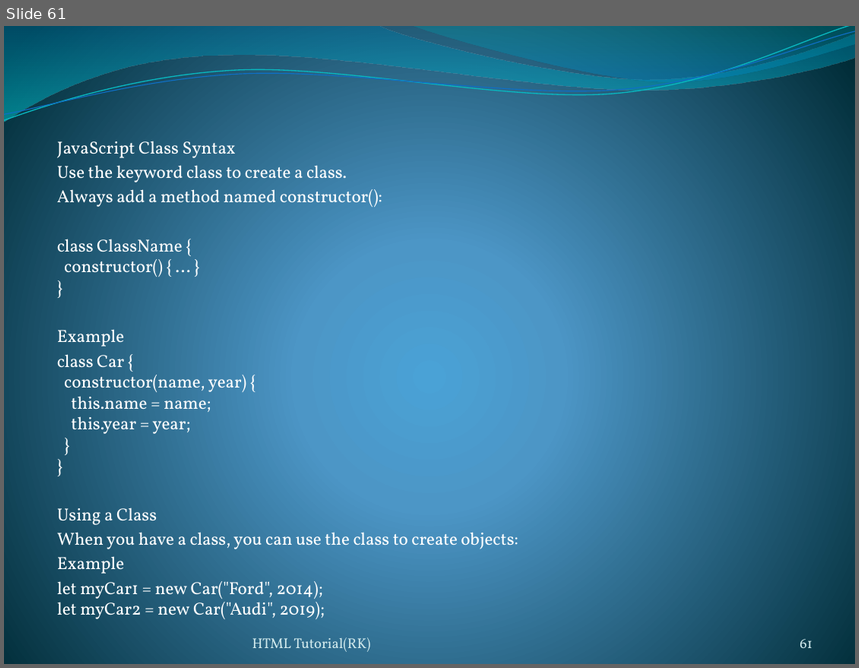
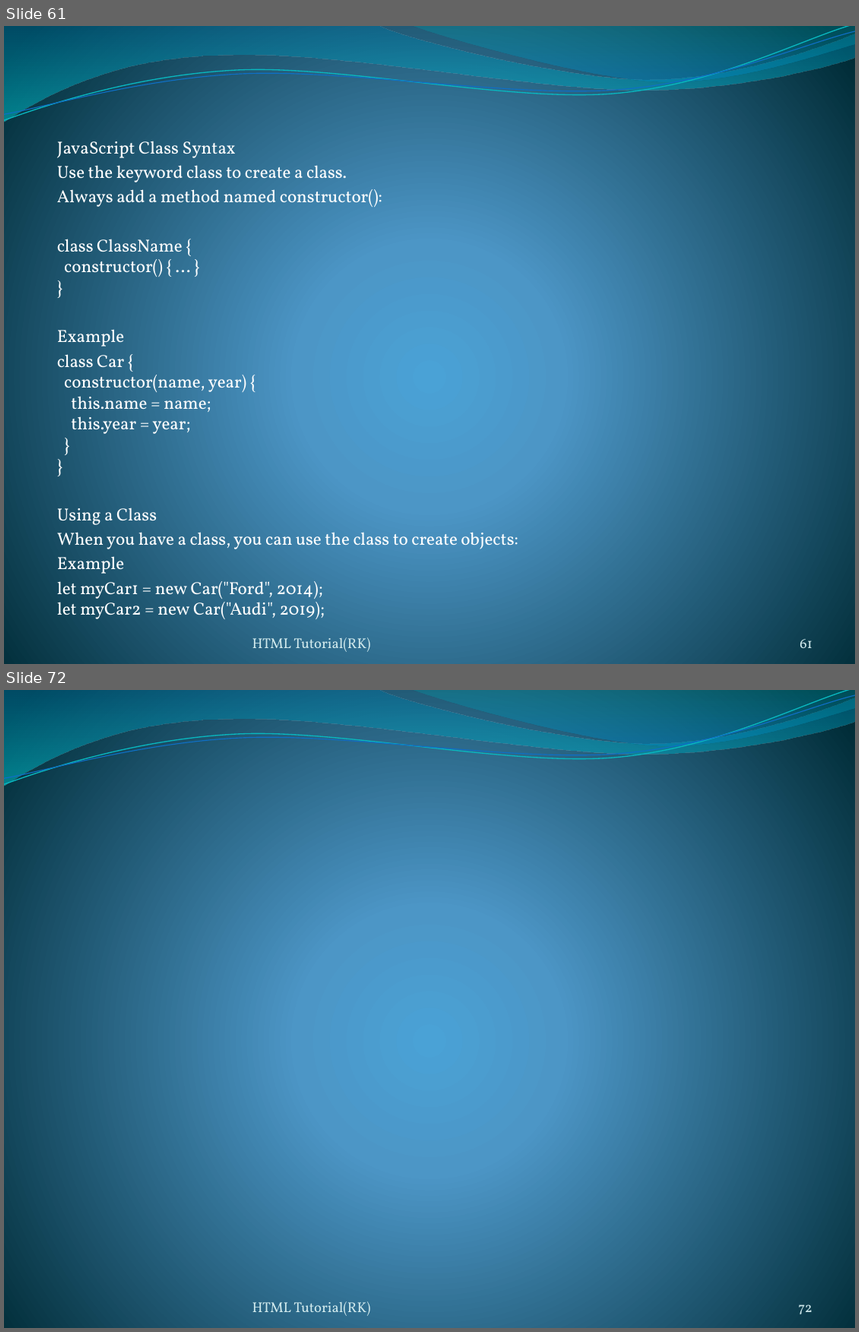
Before and after one commit to rakeshpriyad/tutorial-react-html-css-js-java, a slide deck: JavaScript.pptx. Shown one above the other, each under a label of ours: slide 61 before the commit, slides 61 and 72 after it; the slides between them are not shown. The pictures are 859x668 and 859x1332 pixels, drawn with LibreOffice and Linux fonts; fonts in the diff are those of the drawing. Boxes give left, top, right and bottom in pixels: in the first picture for what was removed or moved away, otherwise in the second. Text is boxed around its words. In the diff, an @@ line names an element or a change of style, - is before the commit and + after.

```diff
--- a/JavaScript.pptx
+++ b/JavaScript.pptx
@@ slide 72 added at box(4, 690, 855, 1328), background gradient #4AA0D6 to #4C98C7 to #002C38; not listed: 4 template elements that a slide beside it also shows @@
@@ text added at box(253, 1302, 370, 1316), 12 pt, text #D1EAEE @@
+HTML Tutorial(RK)
@@ page number added at box(798, 1305, 813, 1315), 12 pt, text #D1EAEE @@
+72
```
Also in this commit, not shown: 32 other slides added, 11 other files.
